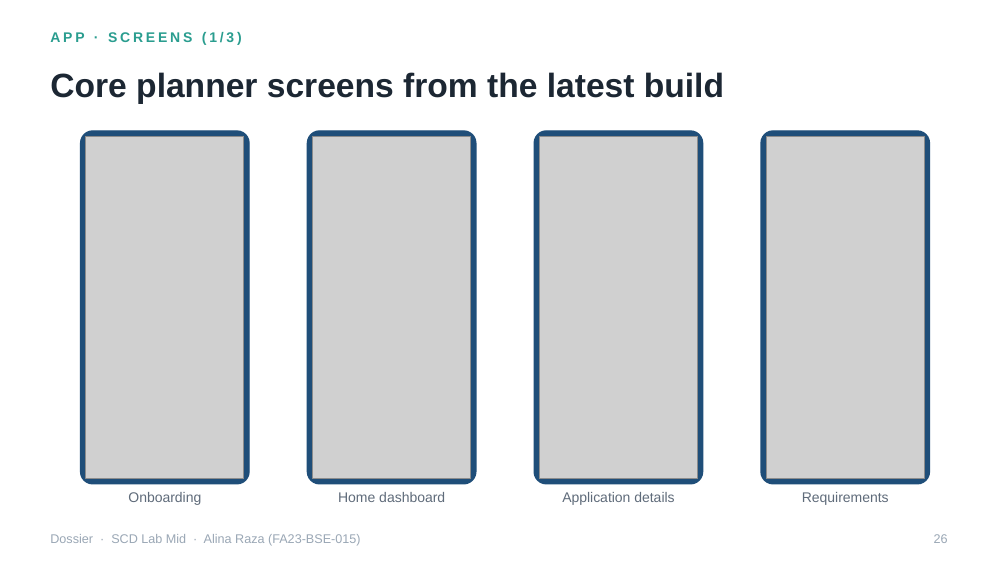
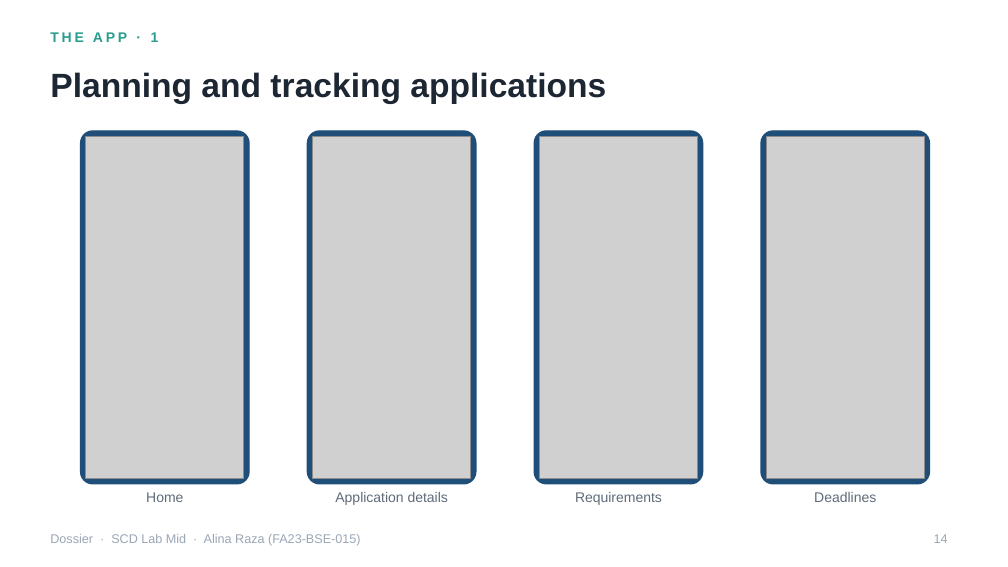
Before and after one commit to alinaraza2017/dossier, a slide deck: slide 14 of presentation_prep/02_Dossier_SCD_Lab_Mid.pptx (slide 26 before the commit). Drawn at 1008x567 pixels with LibreOffice and Linux fonts; fonts in the diff are those of the drawing; grey boxes stand for pictures. Boxes give left, top, right and bottom in pixels: in the first picture for what was removed or moved away, otherwise in the second. Text is boxed around its words. In the diff, an @@ line names an element or a change of style, - is before the commit and + after.

```diff
--- a/presentation_prep/02_Dossier_SCD_Lab_Mid.pptx
+++ b/presentation_prep/02_Dossier_SCD_Lab_Mid.pptx
@@ text at (50, 32, 159, 42): text changed @@
-APP · SCREENS (1/3)
+THE APP · 1
@@ title at (50, 72, 606, 104): text changed @@
-Core planner screens from the latest build
+Planning and tracking applications
@@ text at (146, 492, 183, 502): text changed @@
-Onboarding
+Home
@@ text at (335, 492, 448, 505): text changed @@
-Home dashboard
+Application details
@@ text at (575, 492, 662, 505): text changed @@
-Application details
+Requirements
@@ text at (814, 492, 876, 502): text changed @@
-Requirements
+Deadlines
@@ page number at (934, 534, 948, 543): text changed @@
-26
+14
```
Also in this commit, not shown: 3 other slides changed, 12 slides added, 29 slides removed, 5 other files.
